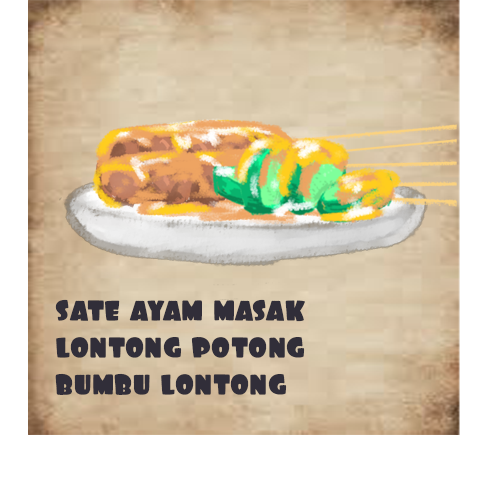
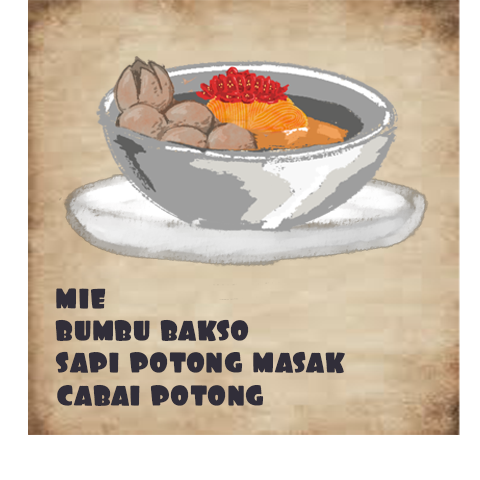
Comparing the layer stacks of the two 480 × 480 images. Changes:
added layer "cabai potong" above "Layer 10" over [57, 384, 264, 406]
renamed "Layer 6" to "Layer 10", painted on it over [91, 56, 457, 320]
renamed "bumbu lontong" to "sapi potong masak", painted on it over [55, 351, 345, 395]
renamed "lontong potong" to "bumbu bakso", painted on it over [55, 319, 305, 358]
renamed "sate ayam masak" to "mie", painted on it over [55, 288, 305, 322]
